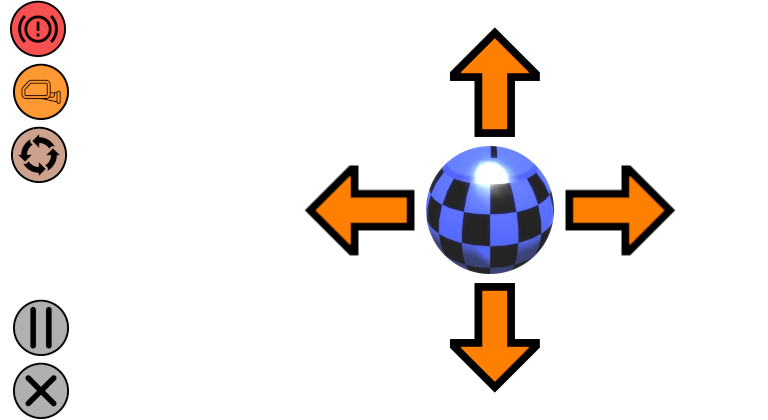
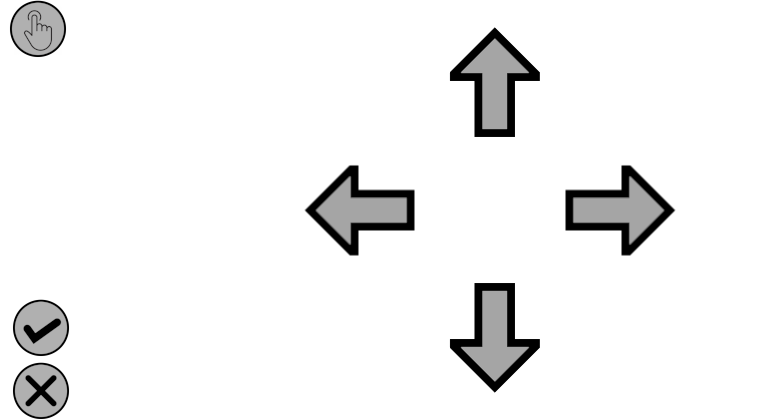
Layer changes from the first 768 × 420 image to the second:
added layer "menu_control" above "keyboard_joypad" over box(10, 2, 665, 382)
hid "keyboard_joypad", painted on it over box(10, 2, 665, 420)
